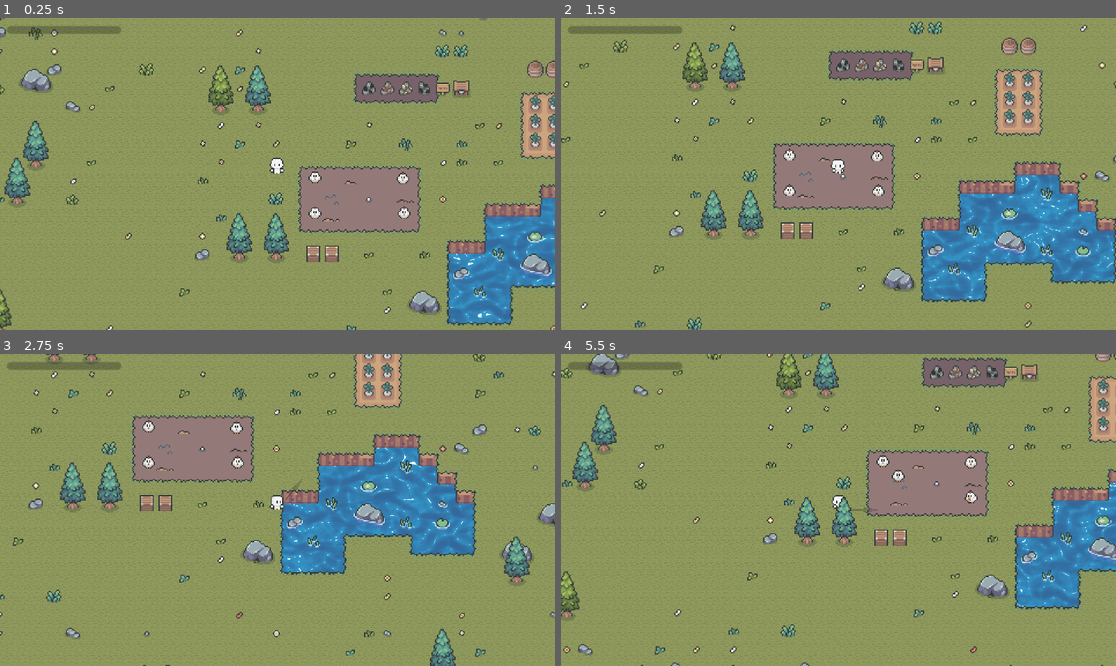
Above: before the commit, frames 1-4 (two rows, left to right).
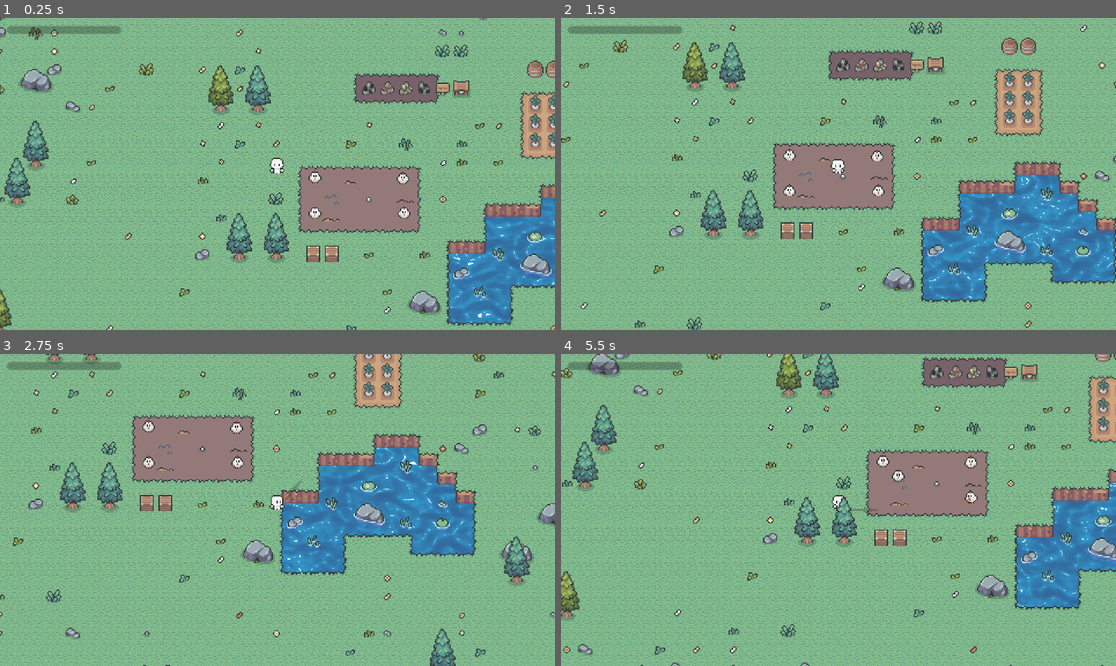
Above: after the commit, the same moments.

Repository: Lord-of-Madness/GameJam2024
Game: Godot game, scene res://Scenes/main_game.tscn
The game is run twice, just before and just after one commit, with the same random seed, the same clock (stepped at 60 frames per second) and the same inputs. The engine's default icon, where the game draws it, is replaced by a stand-in: a white triangle on a blue panel in a dark square.
Inputs (mouse positions are in pixels of both pictures, inside the frame that each line leads up to):
- Up to frame 1 (0.25 s): no input
- Up to frame 2 (1.5 s): tap Enter at 0.5 s; move the mouse to (960, 158) at 0.52 s; hold D (right) 0.53-1.28 s; hold Right mouse button (Aim) 0.53-1.28 s; click (960, 158) at 0.67 s; move the mouse to (727, 189) at 1.27 s; hold S (down) from 1.28 s (still down); right-click (727, 189) at 1.35 s
- Up to frame 3 (2.75 s): move the mouse to (333, 441) at 2.02 s; release S (down) at 2.03 s; hold D (right) from 2.03 s (still down); hold Right mouse button (Aim) from 2.03 s (still down)
- Up to frame 4 (5.5 s): move the mouse to (810, 572) at 2.77 s; release D (right) at 2.78 s; release Right mouse button (Aim) at 2.78 s; hold W (up) 2.78-3.53 s; right-click (810, 572) at 2.85 s; click (810, 572) at 2.92 s; move the mouse to (1005, 556) at 3.52 s; hold Right mouse button (Aim) 3.53-4.28 s; hold A (left) 3.53-5.03 s; move the mouse to (672, 463) at 4.27 s; right-click (672, 463) at 4.35 s; move the mouse to (866, 510) at 5.02 s; hold S (down) from 5.03 s (still down); hold Right mouse button (Aim) from 5.03 s (still down); click (866, 510) at 5.17 s

The runs differ from the first frame. In frame 1, 79% of the frame differs, in the area x 0-100%, y 0-100%; in frame 2, 75%; in frame 3, 77%; in frame 4, 79%.
Error in both runs: Invalid access to property or key 'death_signal' on a base object of type 'null instance'. (res://Scripts/enemy.gd:25)

Commit message:
Making the grass more cozy

Diff:
--- a/Scenes/Grass.gdshader
+++ b/Scenes/Grass.gdshader
@@ -108,6 +108,15 @@
 	{
 		if(COLOR.a==1.0 && COLOR.r == 133.0/255.0 || COLOR.r == 100.0/255.0){
 			COLOR = mix(COLOR, overlay_color, mix_amount);
+			if (COLOR.r==144.0/255.0){
+				COLOR = vec4(133.0/255.0,190.0/255.0,140.0/255.0,1.0);
+			}
+			else if (COLOR.r==132.0/255.0){
+				COLOR = vec4(100.0/255.0,166.0/255.0,147.0/255.0,1.0);
+			}
+			else if (COLOR.r==116.0/255.0){
+				COLOR = vec4(96.0/255.0,130.0/255.0,143.0/255.0,1.0);
+			}
 			//COLOR = texture(overlay_tex, noise_uv);
 			//COLOR.a = (texture(overlay_tex, noise_uv).a) * alpha_value;
 			}
